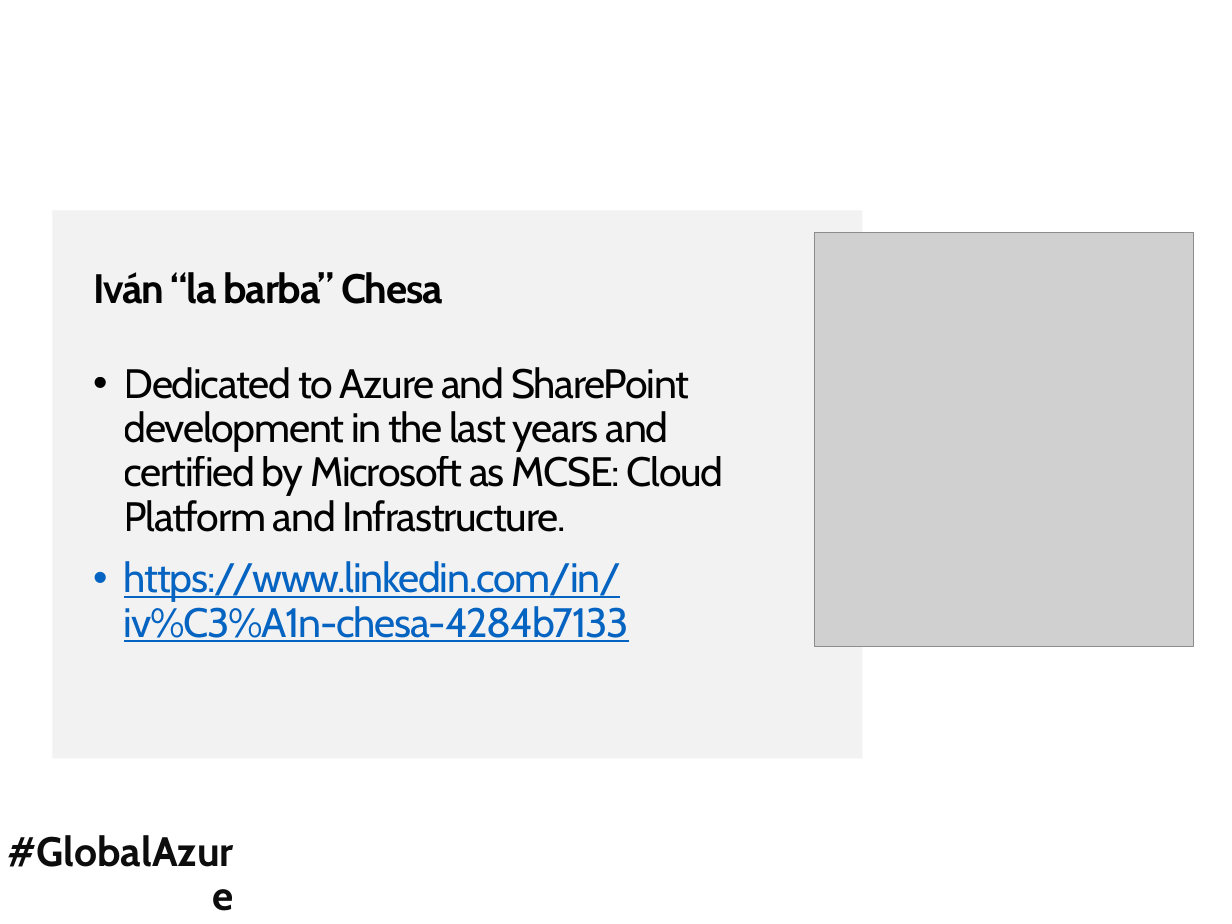
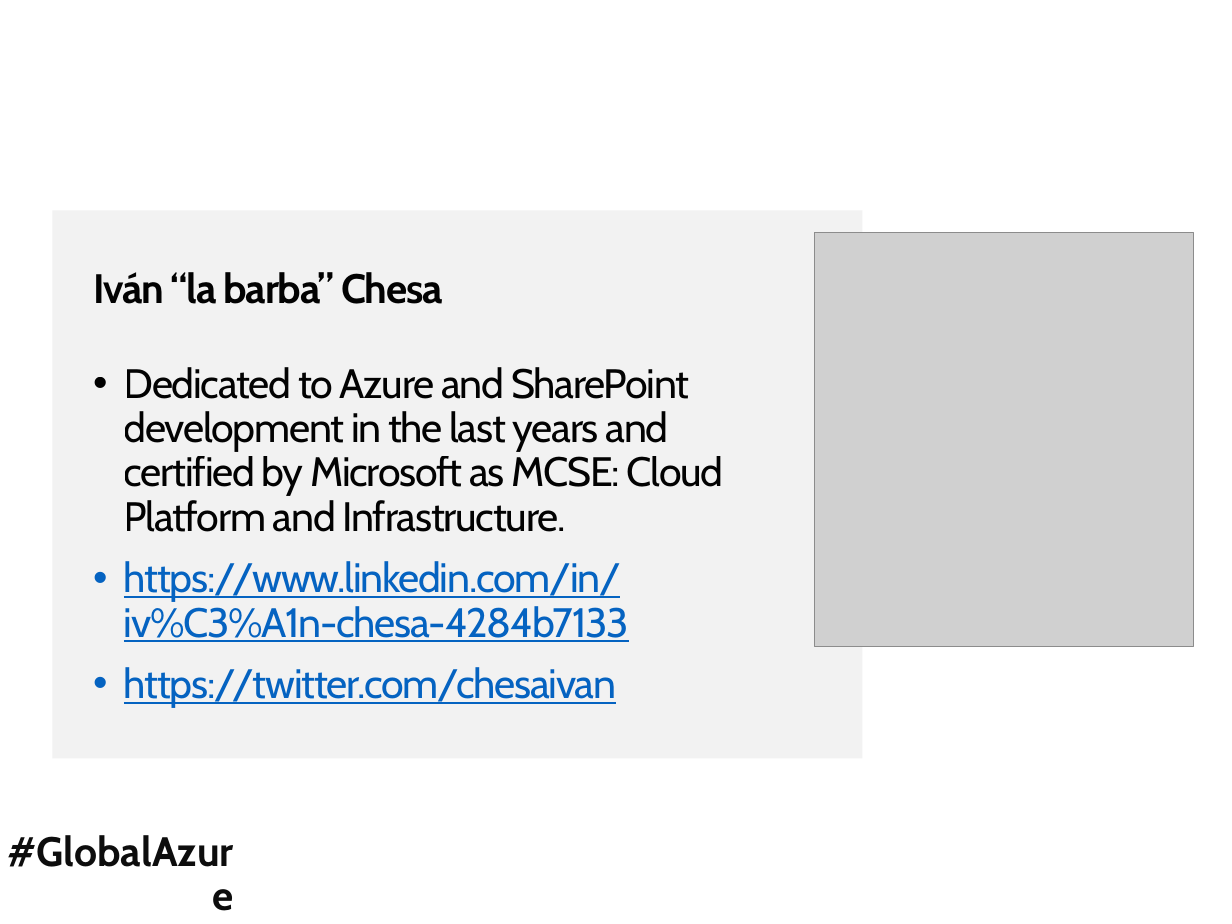
Before and after one commit to luismanez/azure-bootcamp-barcelona-2018, a slide deck: slide 4 of slides/Despliegue continuo de tu infrastructura cloud con Azure ARM templates v2.pptx. Drawn at 1232x924 pixels with LibreOffice and Linux fonts; fonts in the diff are those of the drawing; grey boxes stand for pictures; background and template pictures are left out. Boxes give left, top, right and bottom in pixels: in the first picture for what was removed or moved away, otherwise in the second. Text is boxed around its words. In the diff, an @@ line names an element or a change of style, - is before the commit and + after.

```diff
--- a/slides/Despliegue continuo de tu infrastructura cloud con Azure ARM templates v2.pptx
+++ b/slides/Despliegue continuo de tu infrastructura cloud con Azure ARM templates v2.pptx
@@ text at (x1=124, y1=667, x2=616, y2=708): paragraph added @@
+• https://twitter.com/chesaivan
```
Also in this commit, not shown: 3 slides added.
